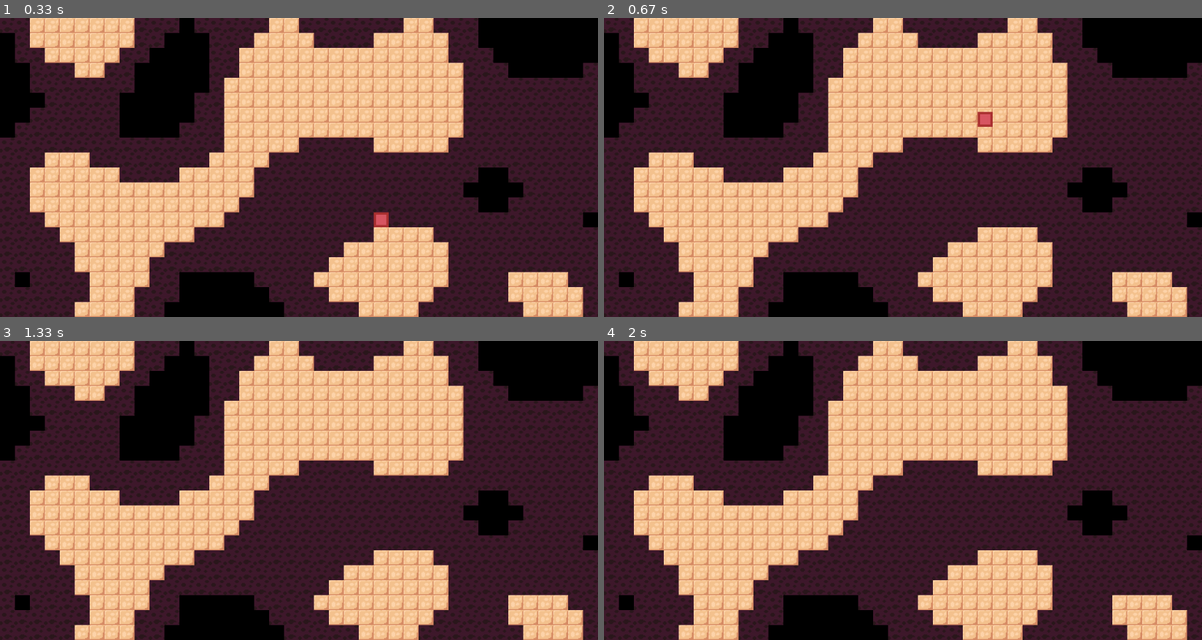
Above: before the commit, frames 1-4 (two rows, left to right).
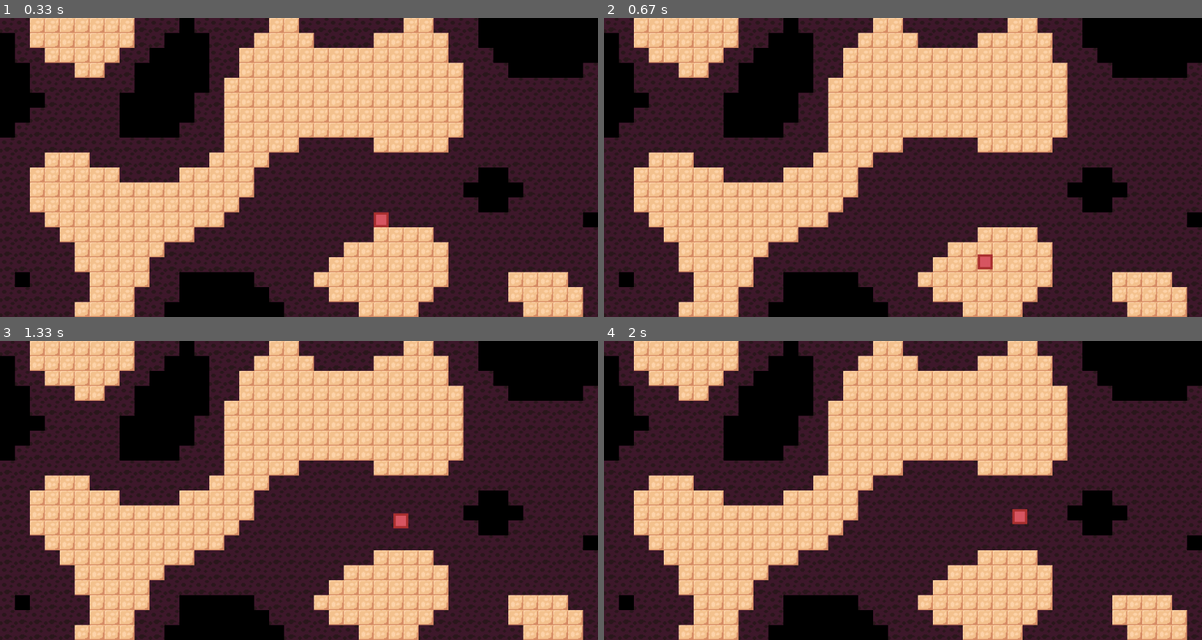
Above: after the commit, the same moments.

Repository: ARKANYOTA/Pygame-Test
Game: pygame game, started from scripts/index.py
Two runs of this game, one before a commit and one after it. Both use one fixed random seed, a clock stepped at 60 frames per second and the inputs below.
Inputs:
- Up to frame 1 (0.33 s): no input
- Up to frame 2 (0.67 s): tap Z at 0.33 s
- Up to frame 3 (1.33 s): hold D 0.67-1.13 s; tap Z at 0.73, 1.03, 1.23 s; hold W from 1.17 s (still down)
- Up to frame 4 (2 s): release W at 1.47 s; hold D 1.5-1.97 s; tap Z at 1.57, 1.87 s

Frame 1 is identical in both runs. In frame 2, 0.3% of the frame differs, in the area x 62-65%, y 31-85%; in frame 3, 0.1%; in frame 4, 0.1%.

Commit message:
push test

Diff:
--- a/scripts/index.py
+++ b/scripts/index.py
@@ -14,18 +14,17 @@
     return max(a, min(val, b))
 
 def main():
+    print("Ca marche askip")
     # Pygame & screen setup
     pygame.init()
+    print("Ca marche askip bis")
     screensize = scrwidth, scrheight = 1280, 640
-    screen = pygame.display.set_mode(screensize)
     DISPLAY = pygame.display.set_mode(screensize, pygame.RESIZABLE)
-
-#    screen = pygame.display.set_mode(size, RESIZABLE)
 #    pygame.display.set_caption("My Game")
 
     # Textures
-    player1Texture = pygame.transform.scale(pygame.image.load("../textures/redsquare.png"), (32, 32))
-    player2Texture = pygame.image.load("../textures/intro_ball.gif")
+    player1Texture = pygame.transform.scale(pygame.image.load("textures/redsquare.png"), (32, 32))
+    player2Texture = pygame.image.load("textures/intro_ball.gif")
     playerTextures = [player1Texture, player2Texture]
 
     # Game constants
@@ -39,9 +38,8 @@
 
     # Players init
     players = []
-
+    print("Ca marche askip mais la deuxième fois")
     while True:
-        screen.fill((0, 0, 0))
         for event in pygame.event.get():
             if event.type == pygame.QUIT:
                 pygame.quit()
@@ -50,8 +48,6 @@
                 if event.key == pygame.K_ESCAPE:
                     pygame.quit()
                     sys.exit()
-
-        screen.fill((0,0,0))
 
         # Noise scrolling
         #noise.screenpos.y += scrollspeed
--- a/scripts/player.py
+++ b/scripts/player.py
@@ -102,7 +102,7 @@
             pygame.quit()
             sys.exit()
 
-        SCROLLSPEED = 3
+        SCROLLSPEED = 0
 
         self.velocity *= self.slipperiness
         self.velocity.x += get_input_wasd().x * self.speed
@@ -122,9 +122,11 @@
         if self.isGrounded and get_input_wasd().y < 0:
             self.velocity.y = -15
 
+        self.pos.y += SCROLLSPEED
+
         # Collision
         if not self.isGrounded:
-            self.pos.y += SCROLLSPEED
+            self.velocity.y += 2
 
         self.pos += self.velocity
         # if not self.isOnGround(map):
